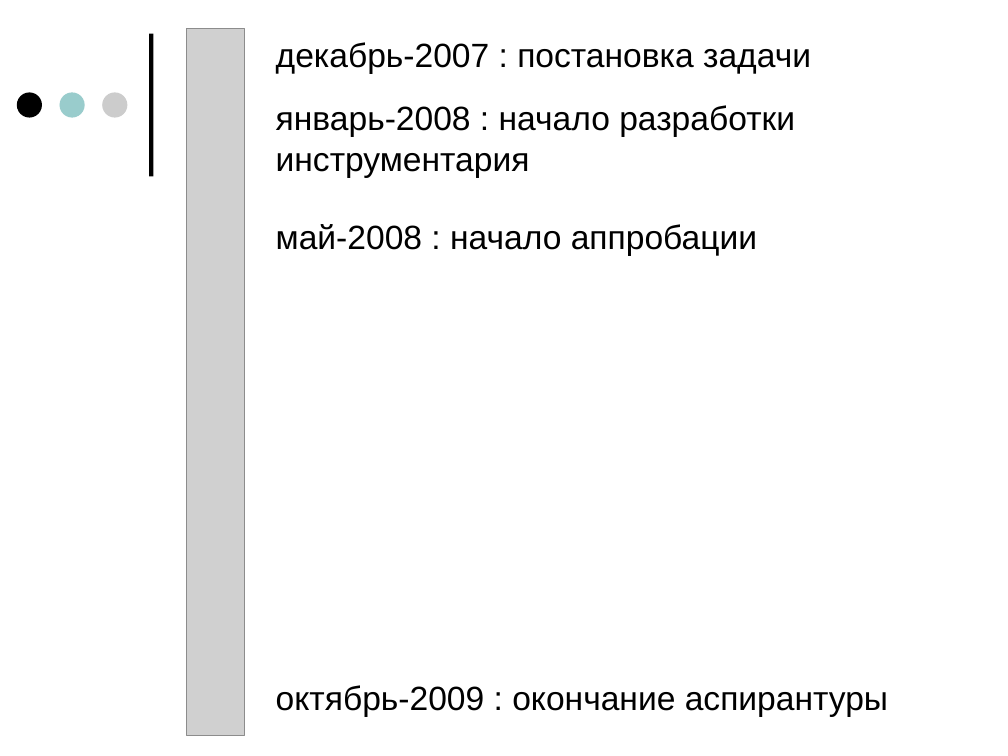
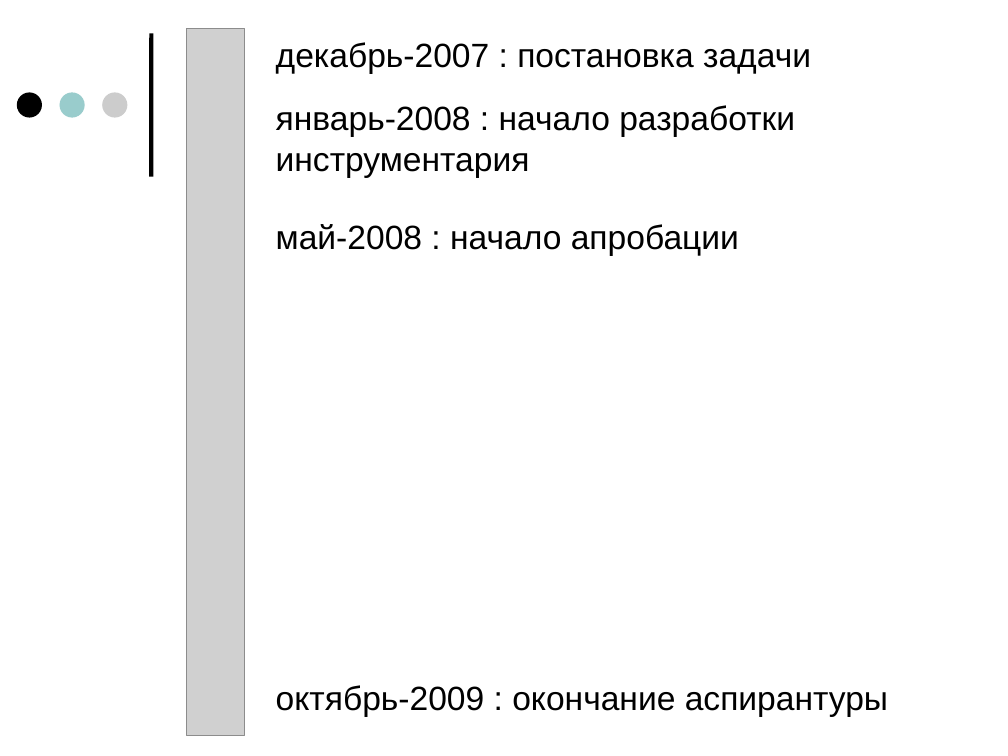
Before and after one commit to kornevgen/tesla-project, a slide deck: slide 4 of TeSLa/papers/April23/pres.ppt. Drawn at 1008x756 pixels with LibreOffice and Linux fonts; fonts in the diff are those of the drawing; grey boxes stand for pictures. Boxes give left, top, right and bottom in pixels: in the first picture for what was removed or moved away, otherwise in the second. Text is boxed around its words. In the diff, an @@ line names an element or a change of style, - is before the commit and + after.

Commit message:
app -> ap

```diff
--- a/TeSLa/papers/April23/pres.ppt
+++ b/TeSLa/papers/April23/pres.ppt
@@ text at [276,224,739,256]: text changed @@
-май-2008 : начало аппробации
+май-2008 : начало апробации
```
Also in this commit, not shown: 3 other slides changed.
